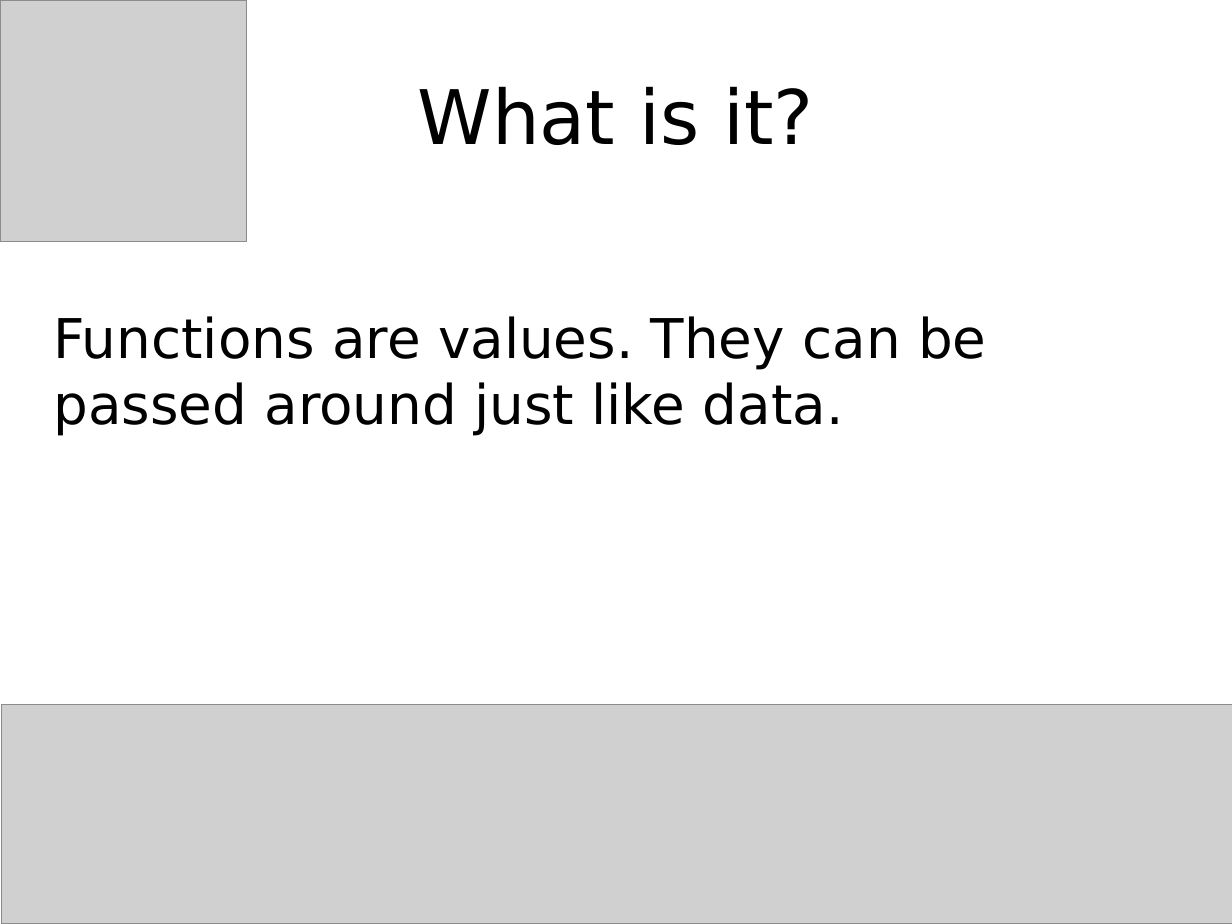
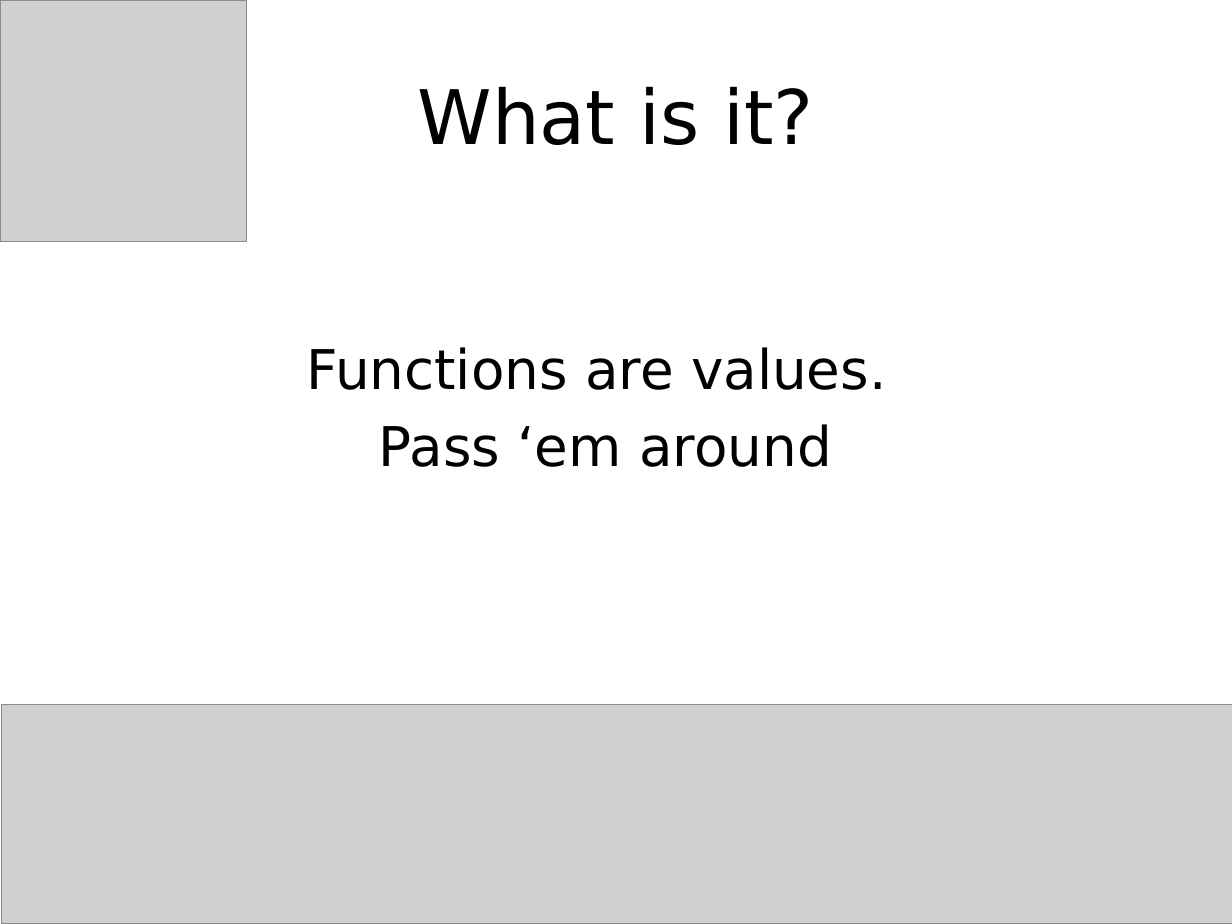
Before and after one commit to jessitron/fp4ood, a slide deck: slide 40 of FunctionalEye.pptx (slide 19 before the commit). Drawn at 1232x924 pixels with LibreOffice and Linux fonts; fonts in the diff are those of the drawing; grey boxes stand for pictures. Boxes give left, top, right and bottom in pixels: in the first picture for what was removed or moved away, otherwise in the second. Text is boxed around its words. In the diff, an @@ line names an element or a change of style, - is before the commit and + after.

```diff
--- a/FunctionalEye.pptx
+++ b/FunctionalEye.pptx
@@ text at (306,347,886,467): text changed @@
-Functions are values. They can be passed around just like data.
+Functions are values.
+Pass ‘em around
```
Also in this commit, not shown: 39 other slides changed, 37 slides added, 4 slides removed, 43 other files.
